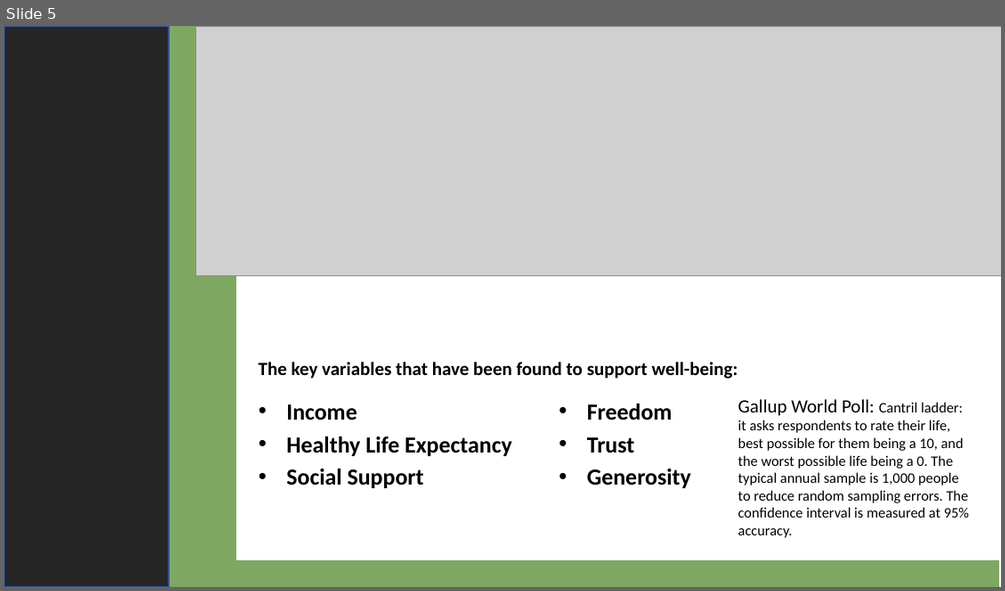
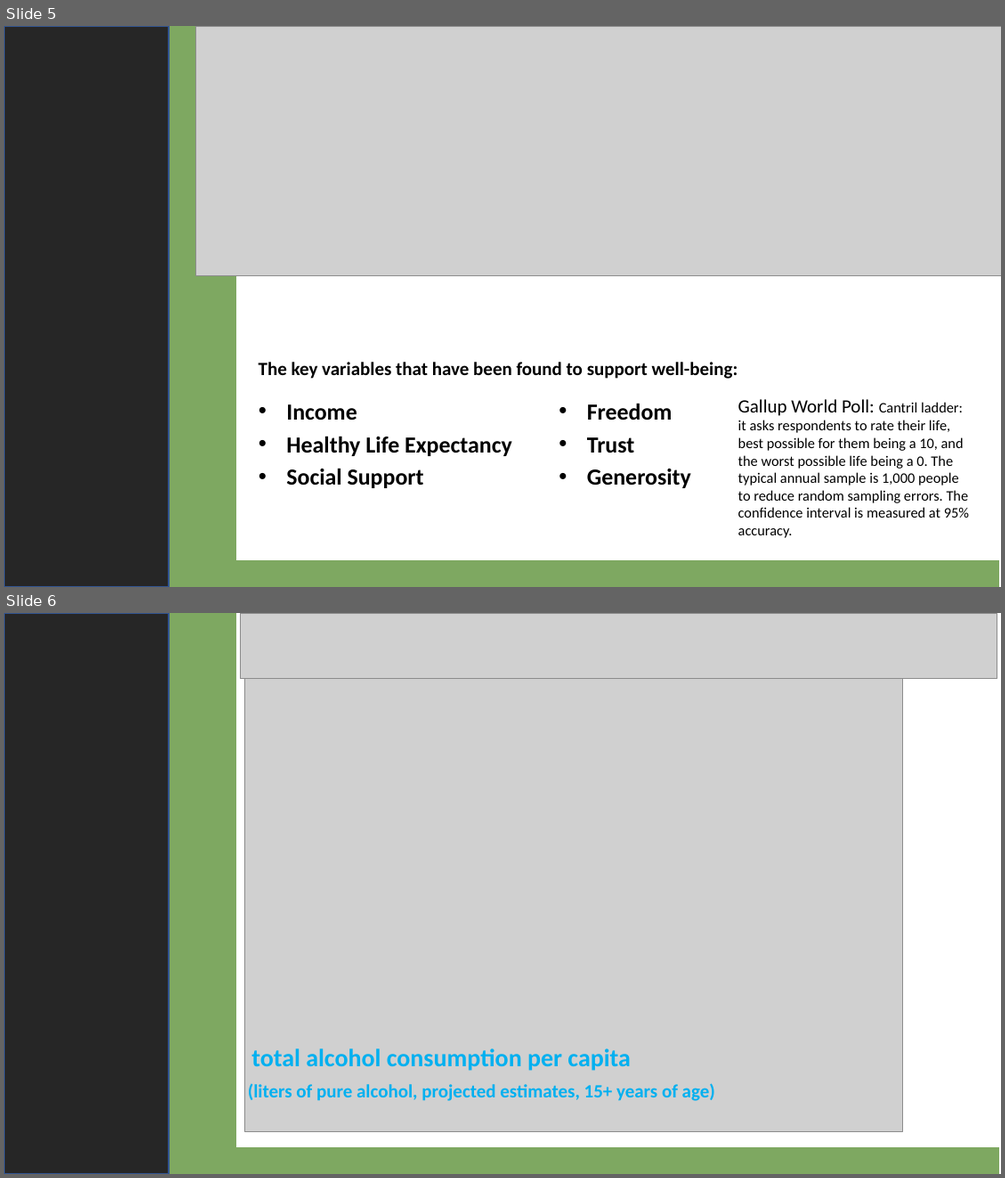
Before and after one commit to 4d4m43/DrinkAndBeHapPY, a slide deck: DrinkandBeHappy.pptx. Shown one above the other, each under a label of ours: slide 5 before the commit, slides 5 and 6 after it. The pictures are 1005x591 and 1005x1178 pixels, drawn with LibreOffice and Linux fonts; fonts in the diff are those of the drawing; grey boxes stand for pictures. Boxes give left, top, right and bottom in pixels: in the first picture for what was removed or moved away, otherwise in the second. Text is boxed around its words. In the diff, an @@ line names an element or a change of style, - is before the commit and + after.

```diff
--- a/DrinkandBeHappy.pptx
+++ b/DrinkandBeHappy.pptx
@@ slide 6 added at (4,613,1001,1174), background #542C39 @@
@@ rectangle added at (4,613,1001,1174), fill #FFFFFF @@
@@ rectangle added at (4,613,169,1174), fill #262626, outline #325491 1 pt @@
@@ rectangle added at (86,613,235,1174), fill #7EA861, outline #7EA861 1 pt @@
@@ picture added at (241,613,997,679) @@
@@ picture added at (244,643,902,1131) @@
@@ text added at (251,1048,630,1070), 24 pt, text #00B0F0, bold @@
+total alcohol consumption per capita
@@ text added at (248,1083,715,1101), 18 pt, text #00B0F0, bold @@
+(liters of pure alcohol, projected estimates, 15+ years of age)
@@ rectangle added at (208,1148,998,1174), fill #7EA861, outline #7EA861 1 pt @@
```
Also in this commit, not shown: 1 slide changed, 1 other slide added, 1 slide removed, 2 other files.
